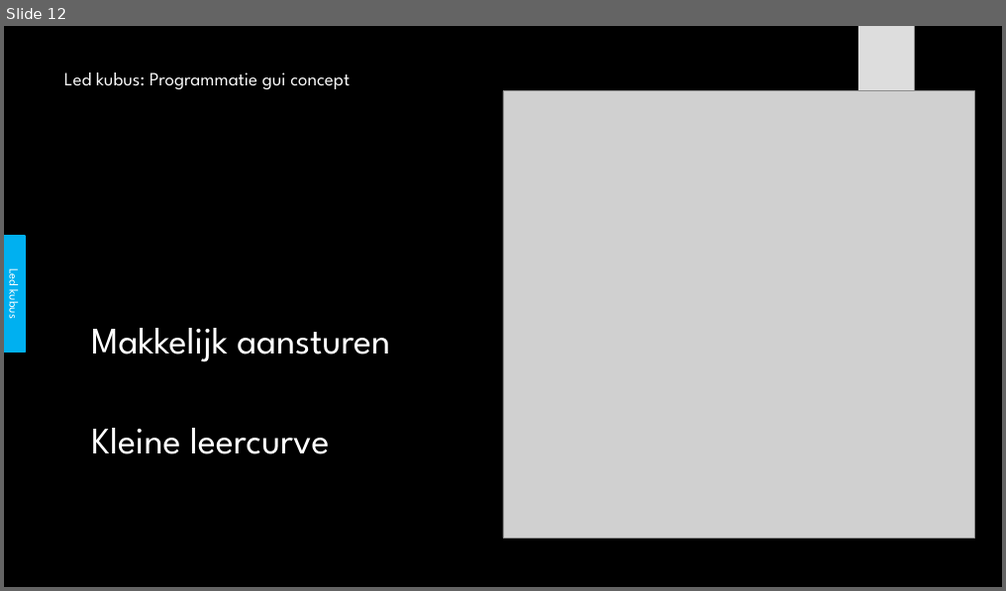
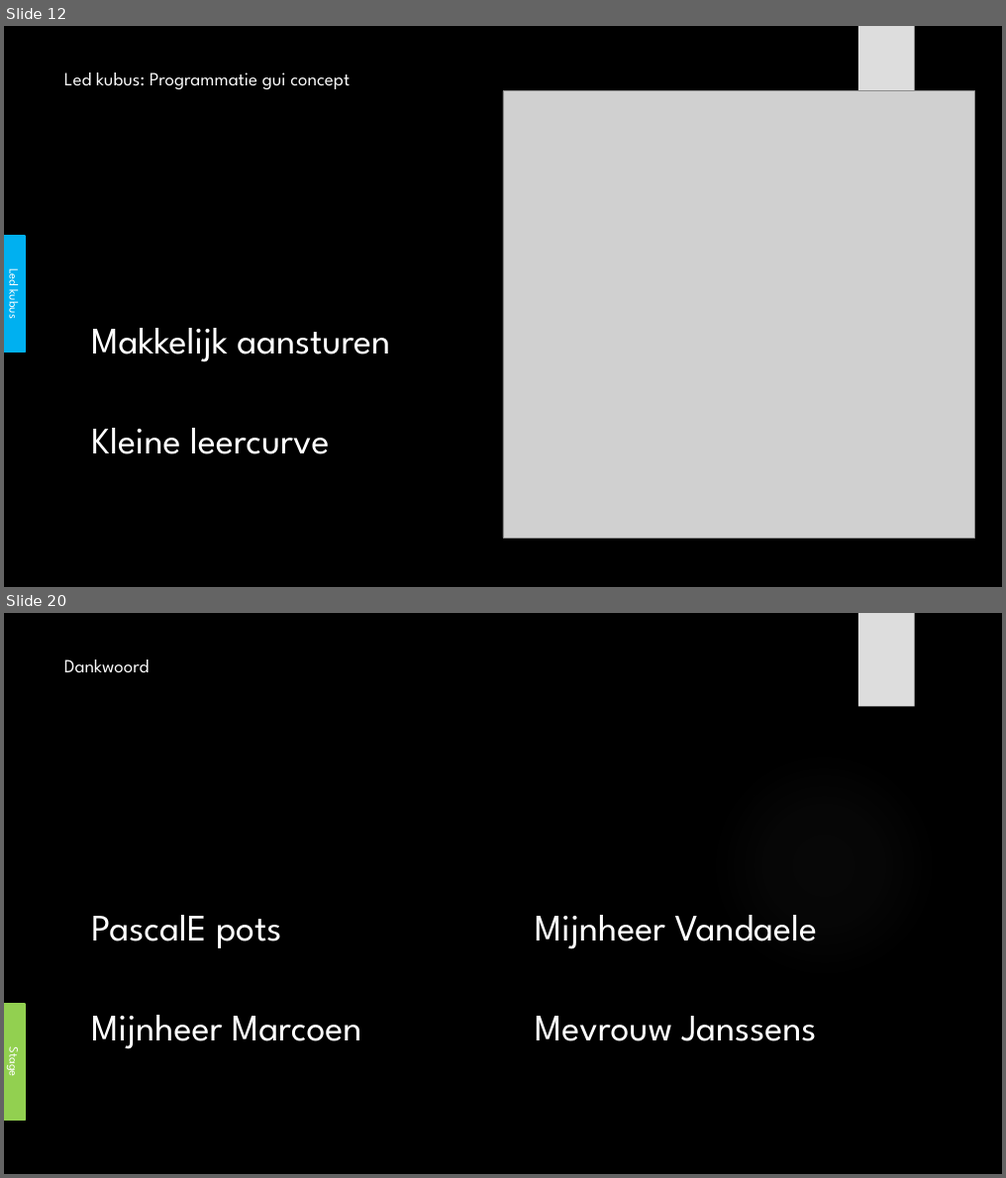
Before and after one commit to its-3ncrypt/Led_Cube_arduino, a slide deck: _Administratie/Presentatie GIP.pptx. Shown one above the other, each under a label of ours: slide 12 before the commit, slides 12 and 20 after it; the slides between them are not shown. The pictures are 1006x591 and 1006x1178 pixels, drawn with LibreOffice and Linux fonts; fonts in the diff are those of the drawing; grey boxes stand for pictures; background and template pictures are left out. Boxes give left, top, right and bottom in pixels: in the first picture for what was removed or moved away, otherwise in the second. Text is boxed around its words. In the diff, an @@ line names an element or a change of style, - is before the commit and + after.

```diff
--- a/_Administratie/Presentatie GIP.pptx
+++ b/_Administratie/Presentatie GIP.pptx
@@ slide 20 added at <box>4,613,1002,1174</box>, background picture (left out); not listed: 1 template element that a slide beside it also shows @@
@@ title added at <box>64,660,149,673</box>, 18 pt, text #F8F8F8 @@
+Dankwoord
@@ ellipse added at <box>709,750,939,980</box>, fill gradient #666666 @@
@@ text added at <box>91,915,362,1050</box>, 36 pt, text #FFFFFF @@
+PascalE pots
+Mijnheer Marcoen
@@ text added at <box>535,915,817,1042</box>, 36 pt, text #FFFFFF @@
+Mijnheer Vandaele
+Mevrouw Janssens
@@ rectangle added at <box>4,1004,25,1121</box>, fill #92D050, outline #92D050 1.5 pt, 12 pt, text #FFFFFF @@
+Stage
```
Also in this commit, not shown: 2 slides changed, 4 other slides added, 7 slides removed, 2 other files.
